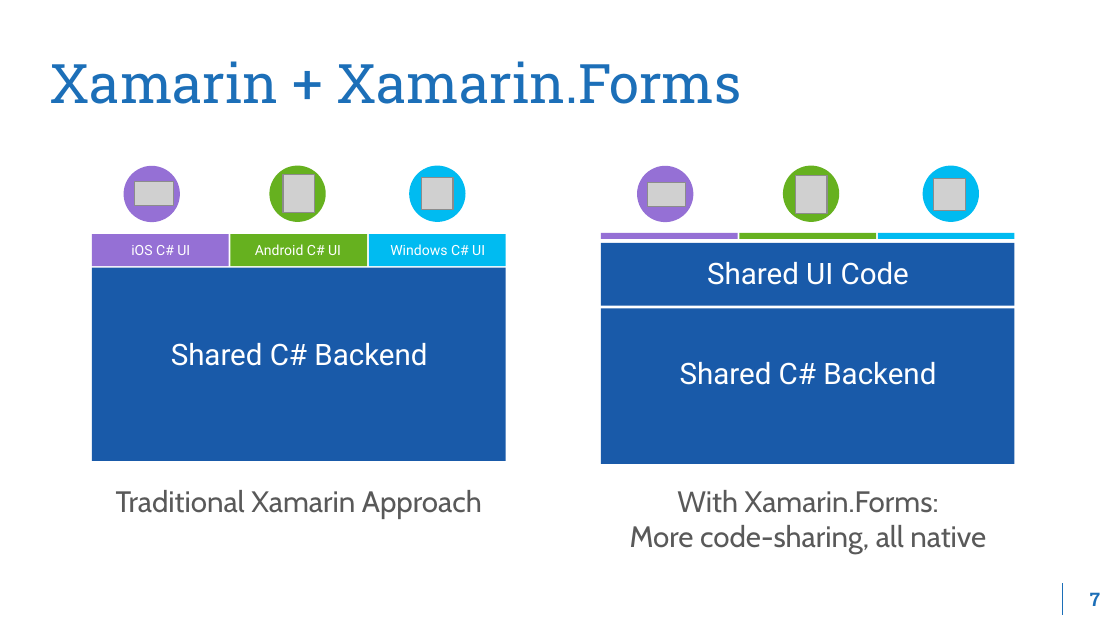
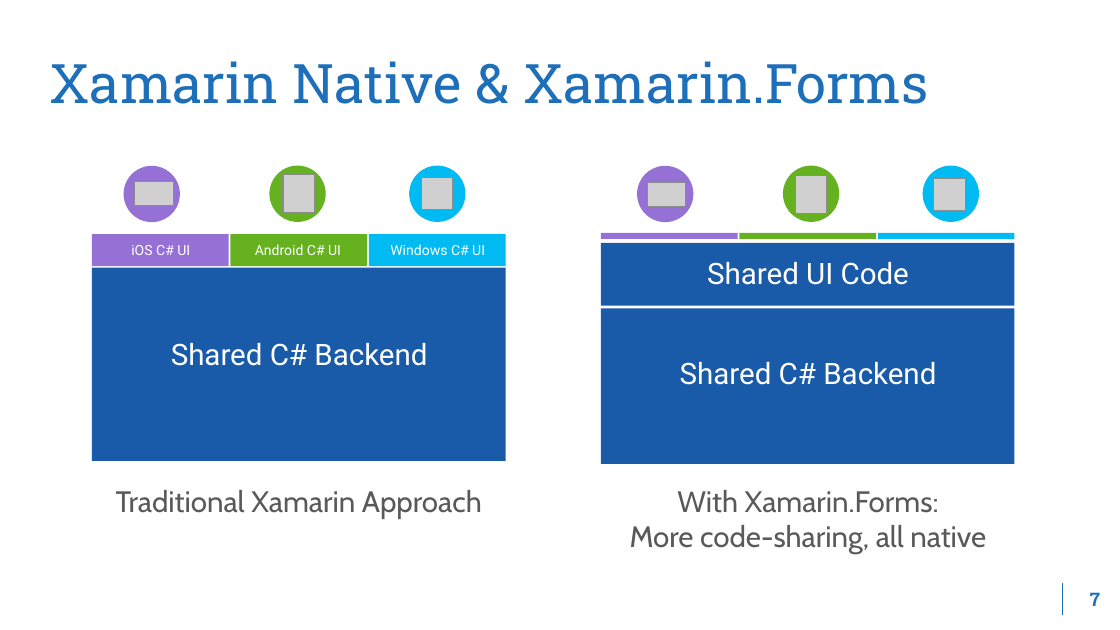
Before and after one commit to Xablu/TechDays2017, a slide deck: slide 7 of Building Native Designed App with Xamarin and MvvmCross.pptx. Drawn at 1120x630 pixels with LibreOffice and Linux fonts; fonts in the diff are those of the drawing; grey boxes stand for pictures; background and template pictures are left out. Boxes give left, top, right and bottom in pixels: in the first picture for what was removed or moved away, otherwise in the second. Text is boxed around its words. In the diff, an @@ line names an element or a change of style, - is before the commit and + after.

Commit message:
Fixed some spelling mistakes in the presentation

```diff
--- a/Building Native Designed App with Xamarin and MvvmCross.pptx
+++ b/Building Native Designed App with Xamarin and MvvmCross.pptx
@@ text at [49, 61, 928, 104]: text changed @@
-Xamarin + Xamarin.Forms
+Xamarin Native & Xamarin.Forms
```
Also in this commit, not shown: 4 other slides changed.
